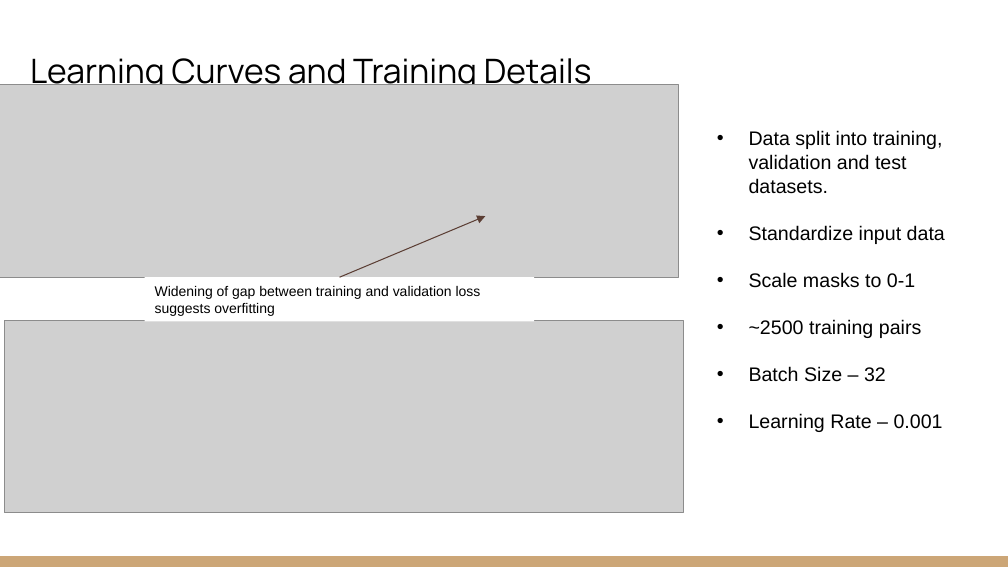
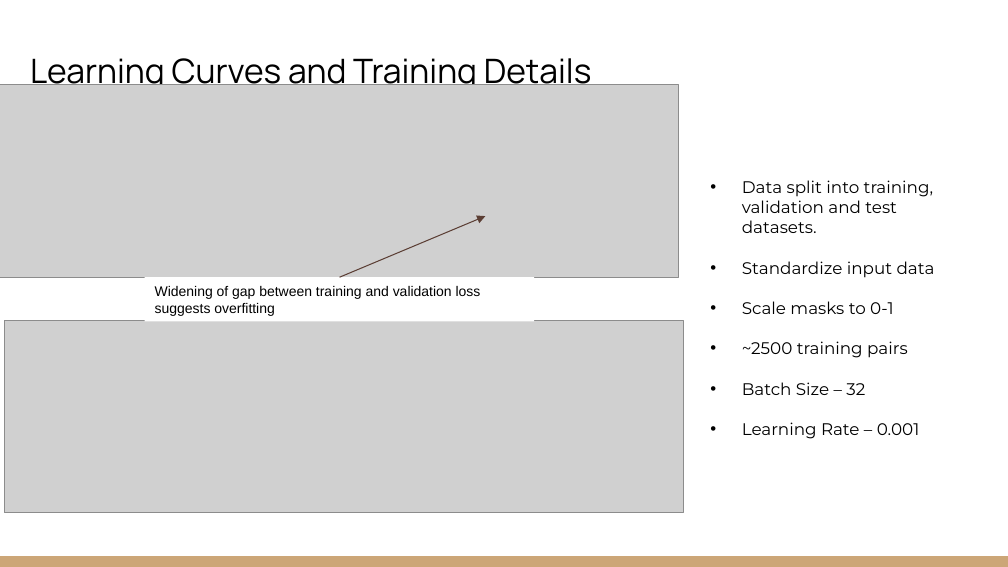
Before and after one commit to EdwinB12/Explainable-Christmas, a slide deck: slide 5 of Presentations/EAGE_Hackathon_2022_Explainable_Christmas-Concise.pptx. Drawn at 1008x567 pixels with LibreOffice and Linux fonts; fonts in the diff are those of the drawing; grey boxes stand for pictures. Boxes give left, top, right and bottom in pixels: in the first picture for what was removed or moved away, otherwise in the second. Text is boxed around its words. In the diff, an @@ line names an element or a change of style, - is before the commit and + after.

```diff
--- a/Presentations/EAGE_Hackathon_2022_Explainable_Christmas-Concise.pptx
+++ b/Presentations/EAGE_Hackathon_2022_Explainable_Christmas-Concise.pptx
@@ text "Data split into training, validation ...": place and size @@
-text "Data split into training, validation ..." at (749, 130, 945, 432)
+text "Data split into training, validation ..." at (742, 180, 935, 439)
@@ text "Data split into training, validation ..." at (742, 180, 935, 439): size 14 to 12 pt, font Arial to Montserrat @@
```
Also in this commit, not shown: 7 other slides changed, 1 other file.
